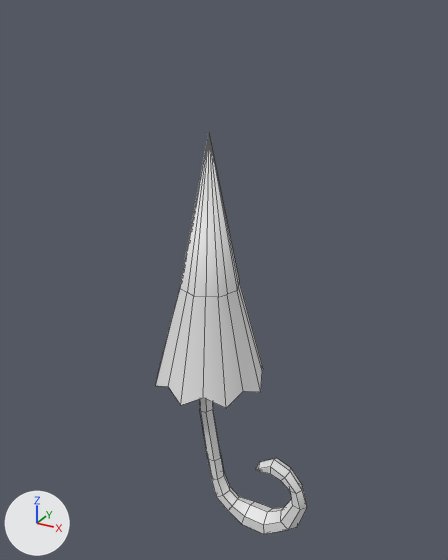
An edit to the FBX model Assets/Umbrella.FBX, drawn before and after from the same camera.
Before and after are seen from a 50 mm lens placed at (0.206, -0.42, 0.385), pointed at (-0.03, 0.007, 0.171). Arrows for +X, +Y and +Z are at lower left; the lights stay in place. Both versions are drawn at frame 1 of the action 'Take 001'; the numbers are the values there. Mesh edges are drawn as thin lines.

Objects in the first picture: 'Circle004', 'Line003'.
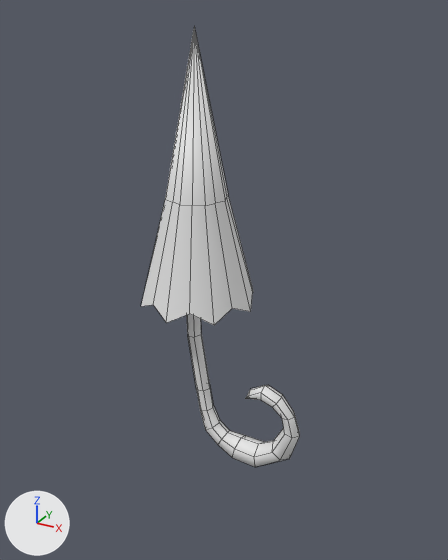
Boxes [x1, y1, x2, y2] around the edits, measured in the pictures (448 x 560 px):
'Circle004', moved: before [156, 132, 263, 408]; after [141, 27, 254, 325]
'Line003', moved: before [199, 398, 307, 534]; after [186, 314, 300, 467]

What changed in the scene script:
```text
Change ob_circle004:
    ob_circle004.location: (-0.0394, -0.0016, 0.2951) -> (-0.0507, -0.0016, 0.3712)
Change ob_line003:
    ob_line003.location: (0.0121, 0.0, -0.0755) -> (0.0008, 0.0, 0.0006)
```
